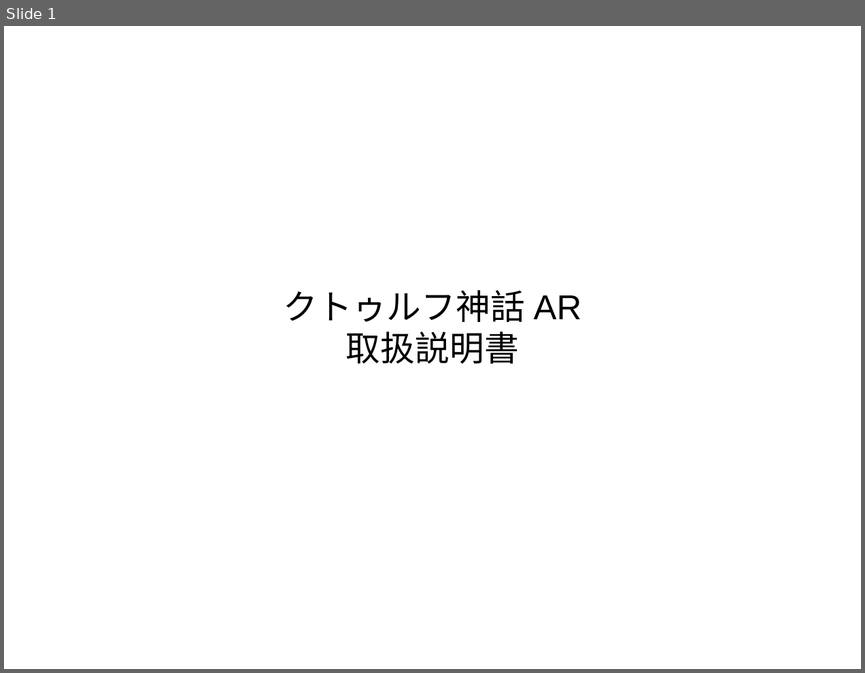
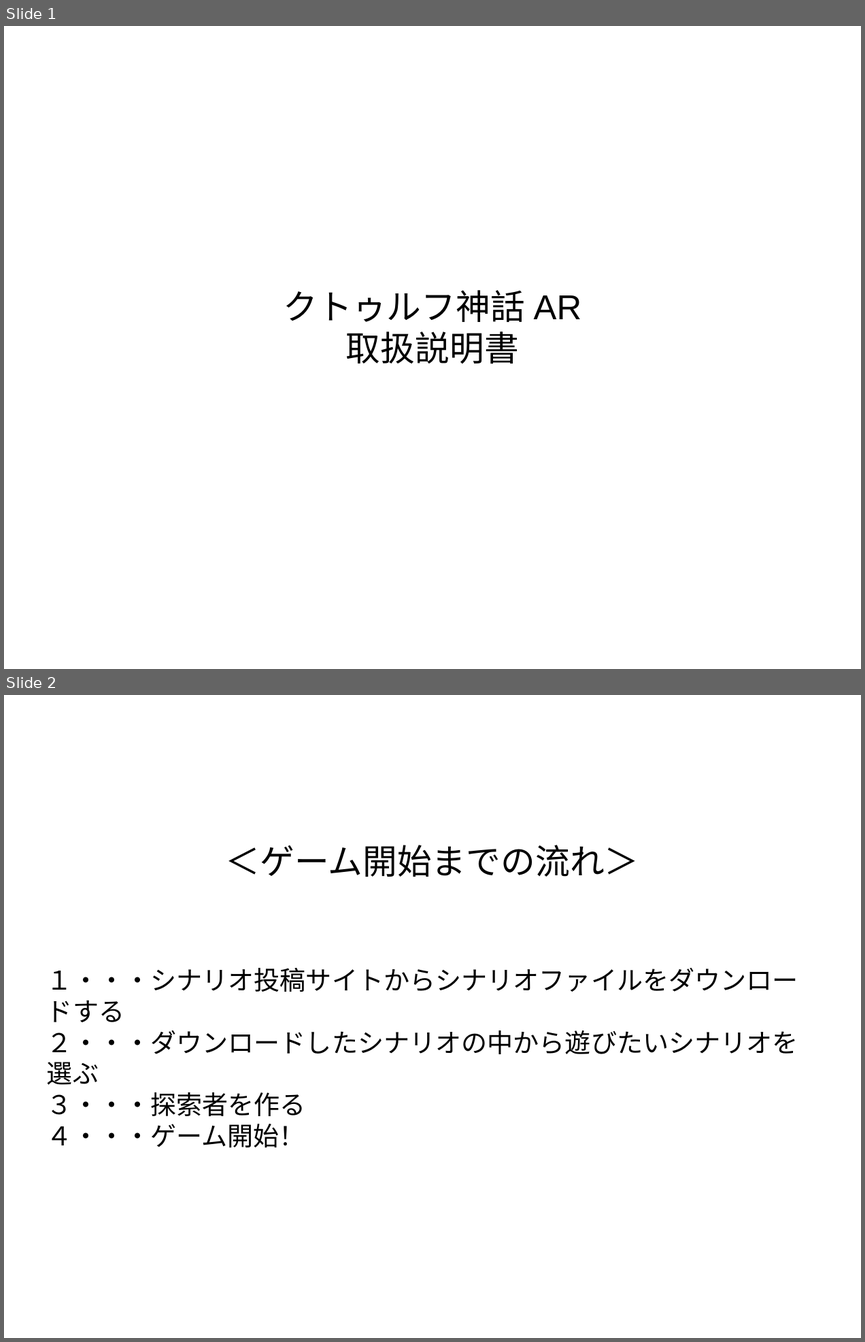
Before and after one commit to HidehiroNomoto/CoCARScenario, a slide deck: CoCScenario/説明書/新規 OpenDocument プレゼンテーション.odp. Shown one above the other, each under a label of ours: slide 1 before the commit, slides 1 and 2 after it. The pictures are 865x673 and 865x1342 pixels, drawn with LibreOffice and Linux fonts; fonts in the diff are those of the drawing. Boxes give left, top, right and bottom in pixels: in the first picture for what was removed or moved away, otherwise in the second. Text is boxed around its words. In the diff, an @@ line names an element or a change of style, - is before the commit and + after.

```diff
--- a/CoCScenario/説明書/新規 OpenDocument プレゼンテーション.odp
+++ b/CoCScenario/説明書/新規 OpenDocument プレゼンテーション.odp
@@ slide 2 added at (x1=4, y1=695, x2=861, y2=1338), background #FFFFFF @@
@@ subtitle added at (x1=47, y1=845, x2=798, y2=1147), 24 pt, text #000000 @@
+＜ゲーム開始までの流れ＞
+１・・・シナリオ投稿サイトからシナリオファイルをダウンロードする
+２・・・ダウンロードしたシナリオの中から遊びたいシナリオを選ぶ
+３・・・探索者を作る
+４・・・ゲーム開始！
```
Also in this commit, not shown: 6 slides changed, 1 slide removed, 11 other files.
